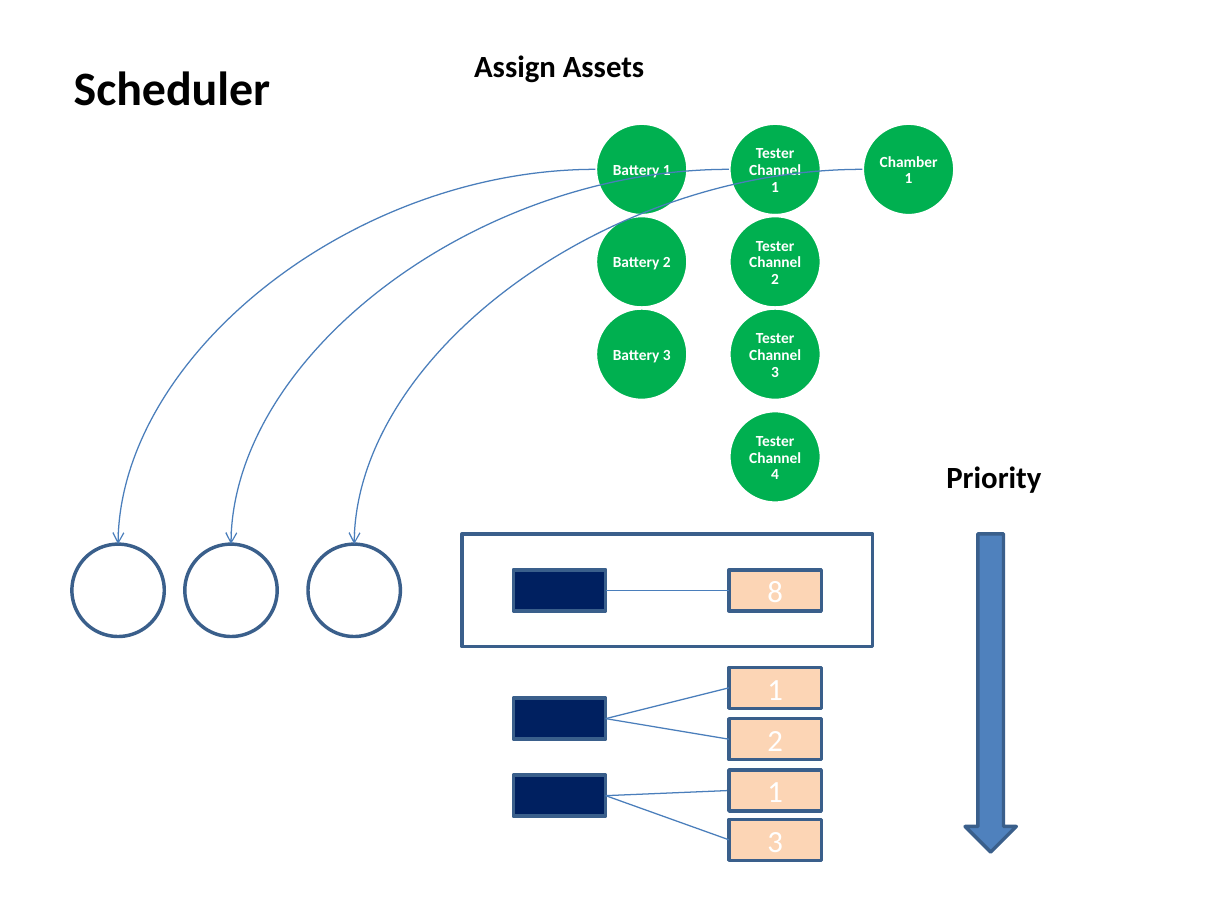
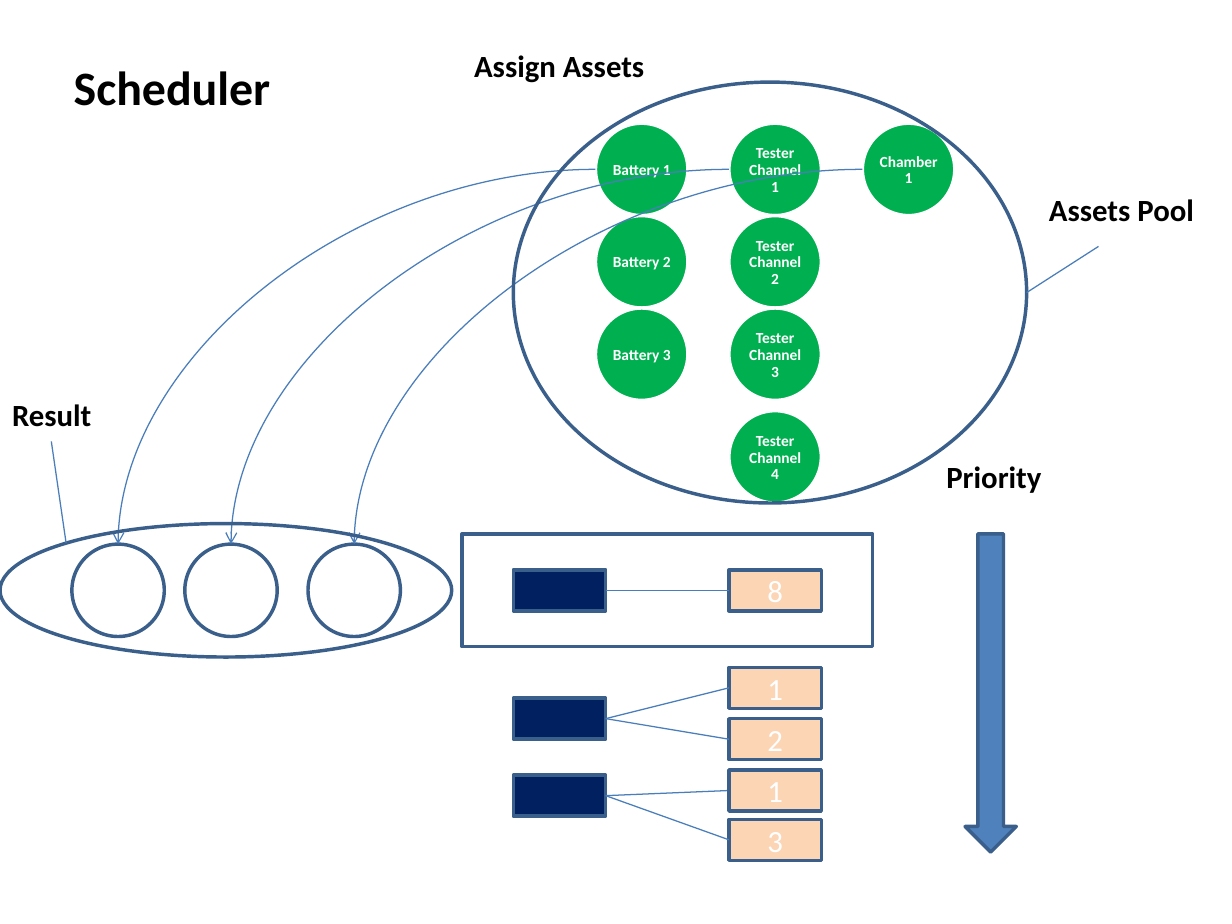
Before and after one commit to happylennychen/BCLabManager, a slide deck: slide 9 of Doc/V5 design doc.pptx. Drawn at 1232x924 pixels with LibreOffice and Linux fonts; fonts in the diff are those of the drawing. Boxes give left, top, right and bottom in pixels: in the first picture for what was removed or moved away, otherwise in the second. Text is boxed around its words. In the diff, an @@ line names an element or a change of style, - is before the commit and + after.

```diff
--- a/Doc/V5 design doc.pptx
+++ b/Doc/V5 design doc.pptx
@@ ellipse added at [514, 83, 1027, 504], outline #3A5F8C 2 pt @@
@@ text added at [1049, 199, 1194, 222], 18 pt, text #000000, bold @@
+Assets Pool
@@ line added from (1026, 293) to (1099, 246), #4B7EBC 0.75 pt @@
@@ text added at [12, 404, 91, 427], 18 pt, text #000000, bold @@
+Result
@@ line added from (67, 543) to (52, 441), #4B7EBC 0.75 pt @@
@@ ellipse added at [0, 524, 452, 657], outline #3A5F8C 2 pt @@
```
Also in this commit, not shown: 3 other slides changed, 1 slide added, 4 other files.
